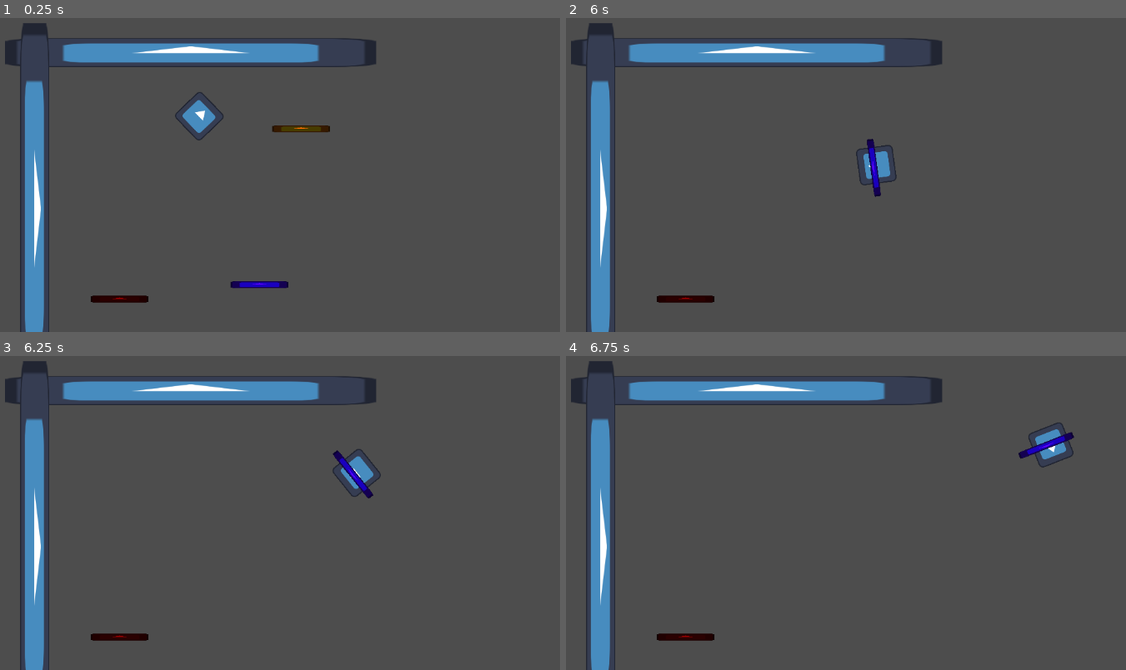
Above: before the commit, frames 1-4 (two rows, left to right).
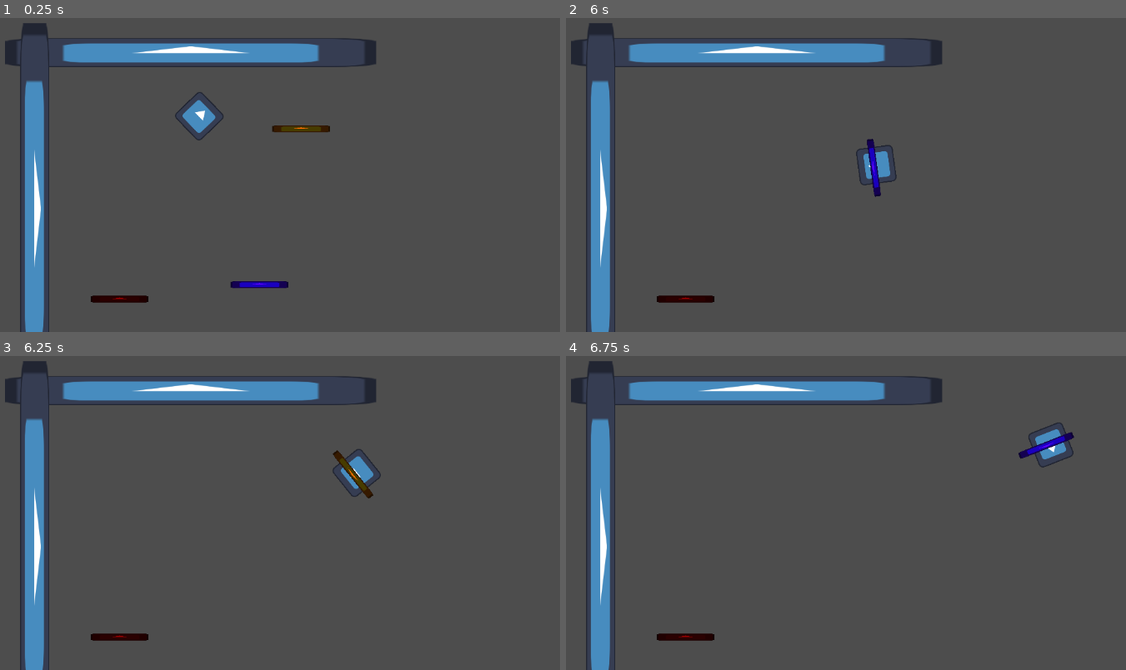
Above: after the commit, the same moments.

Repository: KarumGhag/Hitman4
Game: Godot game, scene res://World/world.tscn
The game is run twice, just before and just after one commit, with the same random seed, the same clock (stepped at 60 frames per second) and the same inputs. The engine's default icon, where the game draws it, is replaced by a stand-in: a white triangle on a blue panel in a dark square.
Inputs (mouse positions are in pixels of both pictures, inside the frame that each line leads up to):
- Up to frame 1 (0.25 s): no input
- Up to frame 2 (6 s): tap Enter at 0.5, 2 s; move the mouse to (762, 218) at 0.52 s; hold W (up) 0.53-2.03 s; tap Mouse wheel down (next) at 0.6, 1.55, 2.85, 4.55, 5.1 s; right-click (762, 218) at 0.8 s; tap Space at 1.25, 3.5 s; move the mouse to (991, 200) at 1.27 s; right-click (991, 200) at 1.35 s; move the mouse to (594, 90) at 2.02 s; hold A (left) 2.03-3.53 s; tap Mouse wheel up (last) at 2.1 s; right-click (594, 90) at 2.3 s; move the mouse to (823, 143) at 2.77 s; move the mouse to (694, 52) at 3.52 s; hold S (down) 3.53-4.28 s; right-click (694, 52) at 3.6 s; move the mouse to (941, 124) at 4.27 s; hold D (right) 4.28-5.03 s; click (941, 124) at 4.35 s; move the mouse to (661, 162) at 5.02 s; hold W (up) 5.03-5.78 s; right-click (661, 162) at 5.3 s; move the mouse to (857, 61) at 5.77 s; hold D (right) from 5.78 s (still down); right-click (857, 61) at 5.85 s
- Up to frame 3 (6.25 s): keep holding D (right); tap Mouse wheel down (next) at 6.05 s
- Up to frame 4 (6.75 s): keep holding D (right); move the mouse to (762, 556) at 6.52 s; tap Mouse wheel up (last) at 6.6 s

Frames 1-2 are identical in both runs. In frame 3, 0.2% of the frame differs, in the area x 59-67%, y 29-46%; in frame 4, nothing differs.

Commit message:
going forwards in inventory fixed

Diff:
--- a/InventorySystem/InventoryClass.gd
+++ b/InventorySystem/InventoryClass.gd
@@ -41,6 +41,8 @@
 
 
 #loops over the inventory forwards until a value is found and sets that to the next value
+
+
 func getNext() -> Item:
 	var i : int = getCurrent()
 
@@ -49,17 +51,14 @@
 		return
 
 	while true:
-		if i + 2 >= len(inventory):
+		if i + 1 == len(inventory):
 			i = 0
-			if inventory[0] != null:
+			if inventory[i] != null:
 				break
-			continue
 
-		i += 2
-
+		i += 1
 		if inventory[i] != null:
 			break
-
 
 	return inventory[i]
 
--- a/InventorySystem/itemClass.gd
+++ b/InventorySystem/itemClass.gd
@@ -59,6 +59,9 @@
 	if not canPickUp:
 		return
 
+	if inInv:
+		return
+
 	var inventory = inventorySystem.inventory
 	for i in range(len(inventory)):
 		if inventory[i] == null:
